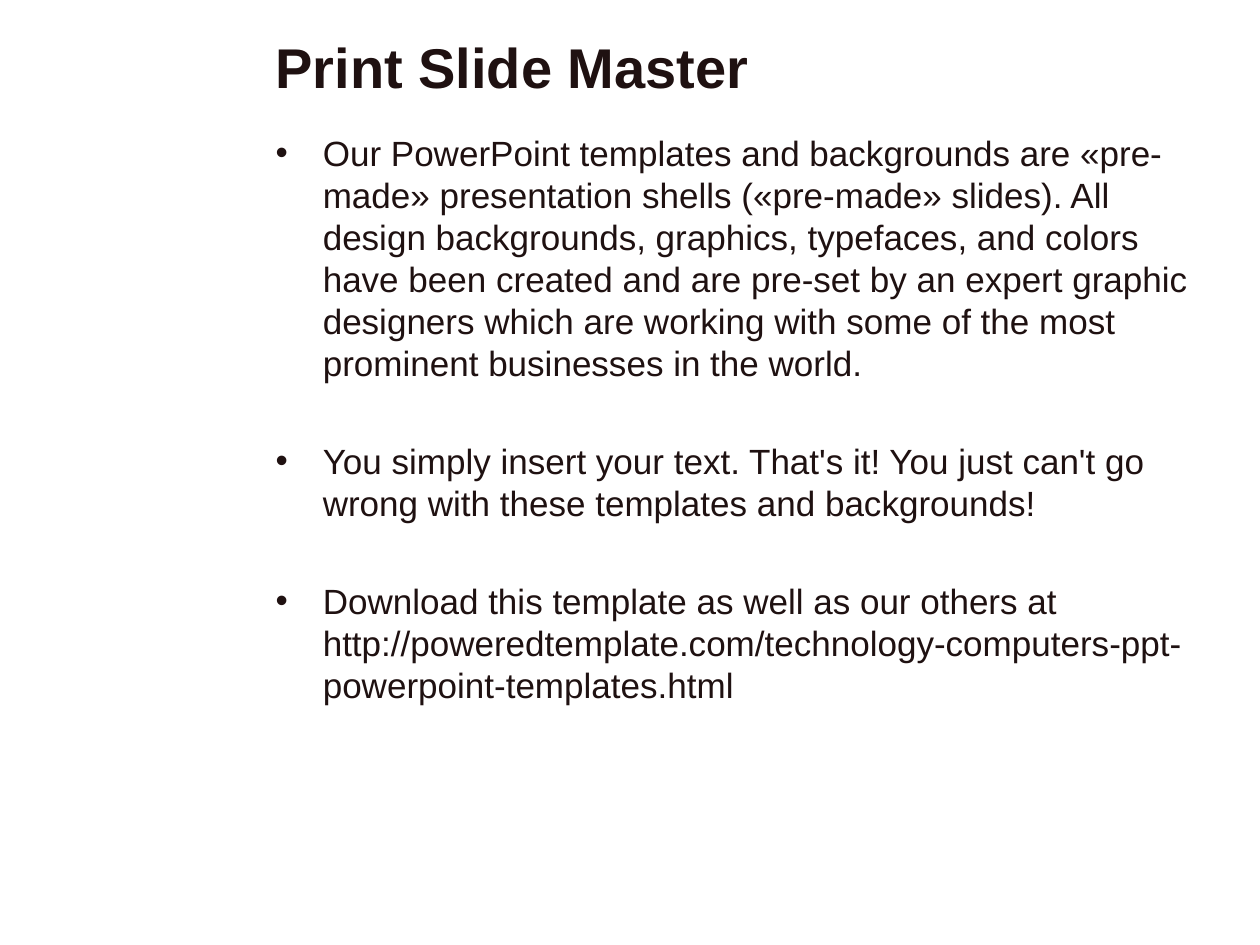
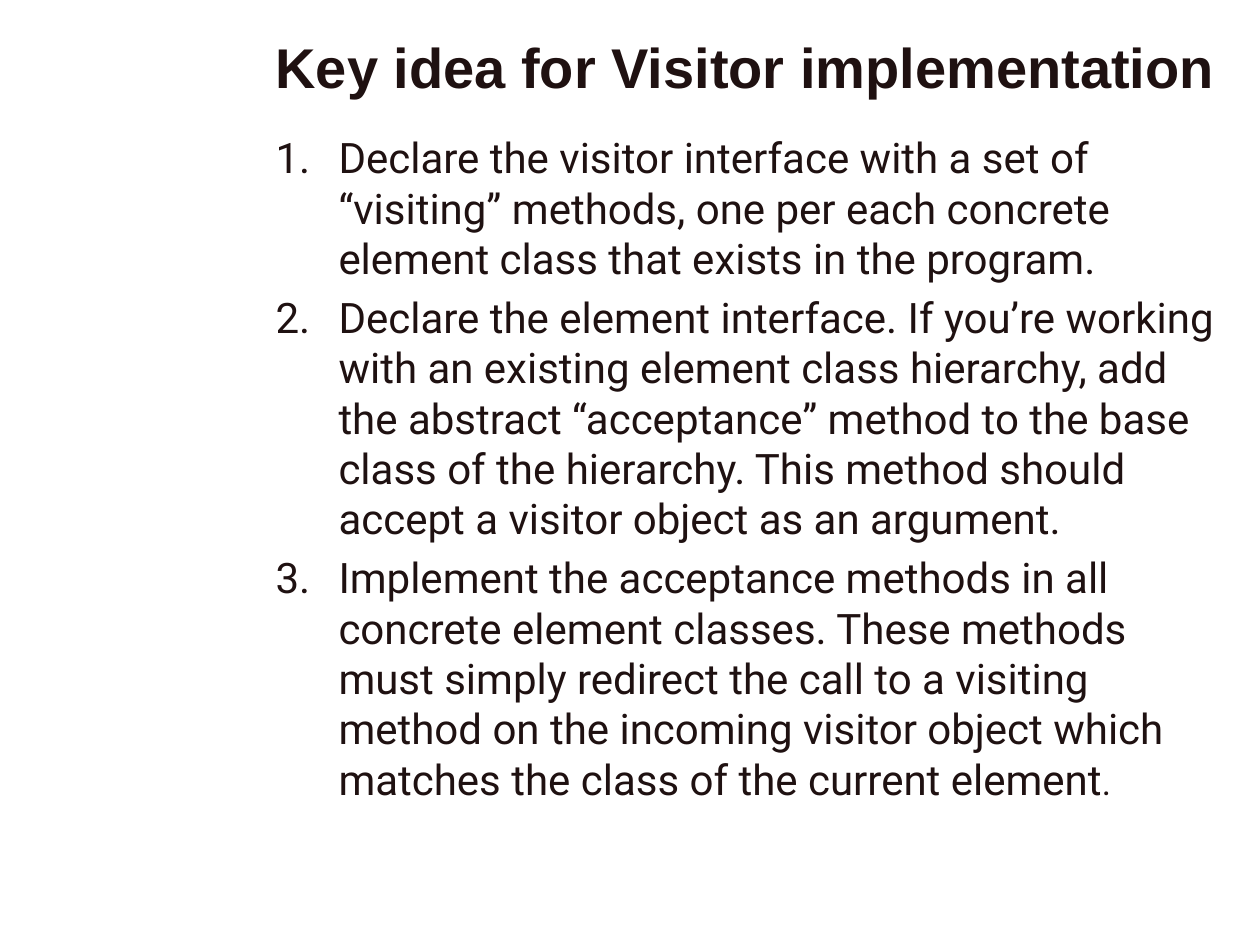
Before and after one commit to VThanhPhuc/CS202-Group-9, a slide deck: slide 30 of Design Pattern.pptx (slide 23 before the commit). Drawn at 1260x945 pixels with LibreOffice and Linux fonts; fonts in the diff are those of the drawing; background and template pictures are left out. Boxes give left, top, right and bottom in pixels: in the first picture for what was removed or moved away, otherwise in the second. Text is boxed around its words. In the diff, an @@ line names an element or a change of style, - is before the commit and + after.

```diff
--- a/Design Pattern.pptx
+++ b/Design Pattern.pptx
@@ title at (276, 47, 1214, 98): text changed @@
-Print Slide Master
+Key idea for Visitor implementation
@@ text at (339, 141, 1214, 796): text changed; size 20 to 24 pt; font Arial to Roboto @@
-• Our PowerPoint templates and backgrounds are «pre-made» presentation shells («pre-made» slides). All design backgrounds, graphics, typefaces, and colors have been created and are pre-set by an expert graphic designers which are working with some of the most prominent businesses in the world.
-• You simply insert your text. That's it! You just can't go wrong with these templates and backgrounds!
-• Download this template as well as our others at http://poweredtemplate.com/technology-computers-ppt-powerpoint-templates.html
+1. Declare the visitor interface with a set of “visiting” methods, one per each concrete element class that exists in the program.
+2. Declare the element interface. If you’re working with an existing element class hierarchy, add the abstract “acceptance” method to the base class of the hierarchy. This method should accept a visitor object as an argument.
+3. Implement the acceptance methods in all concrete element classes. These methods must simply redirect the call to a visiting method on the incoming visitor object which matches the class of the current element.
```
Also in this commit, not shown: 21 slides added, 7 slides removed, 1 other file.
